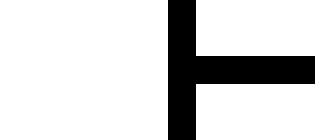
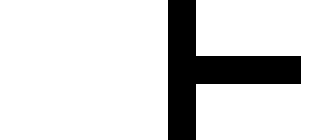
The second 336 × 140 image is a revision of the first. Changes to its layers:
painted on "Ebene 1" over [301, 56, 315, 84]
